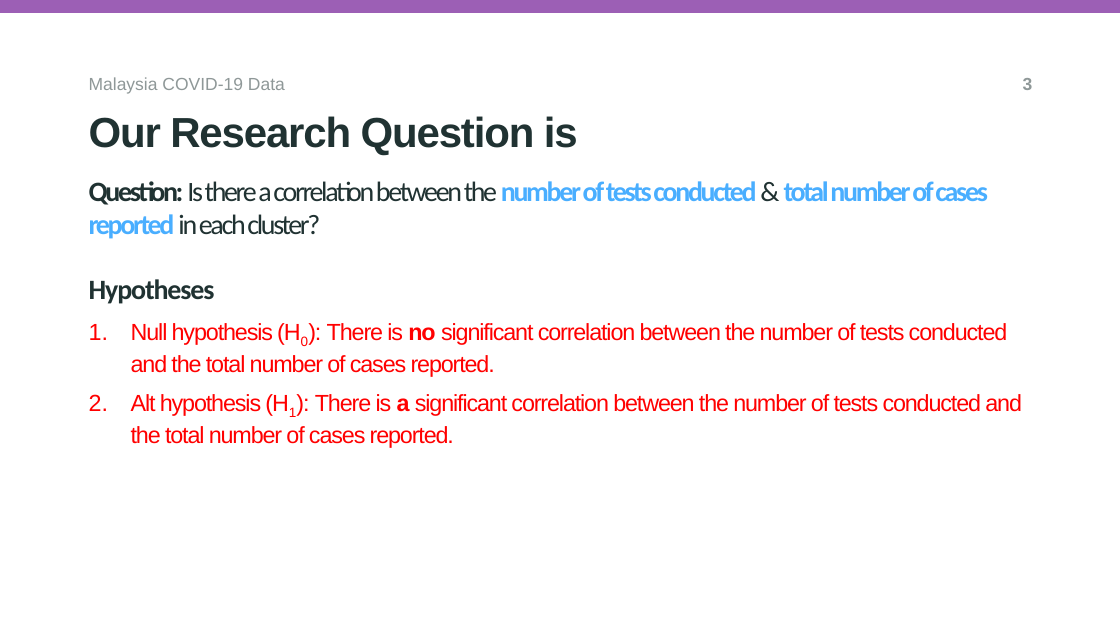
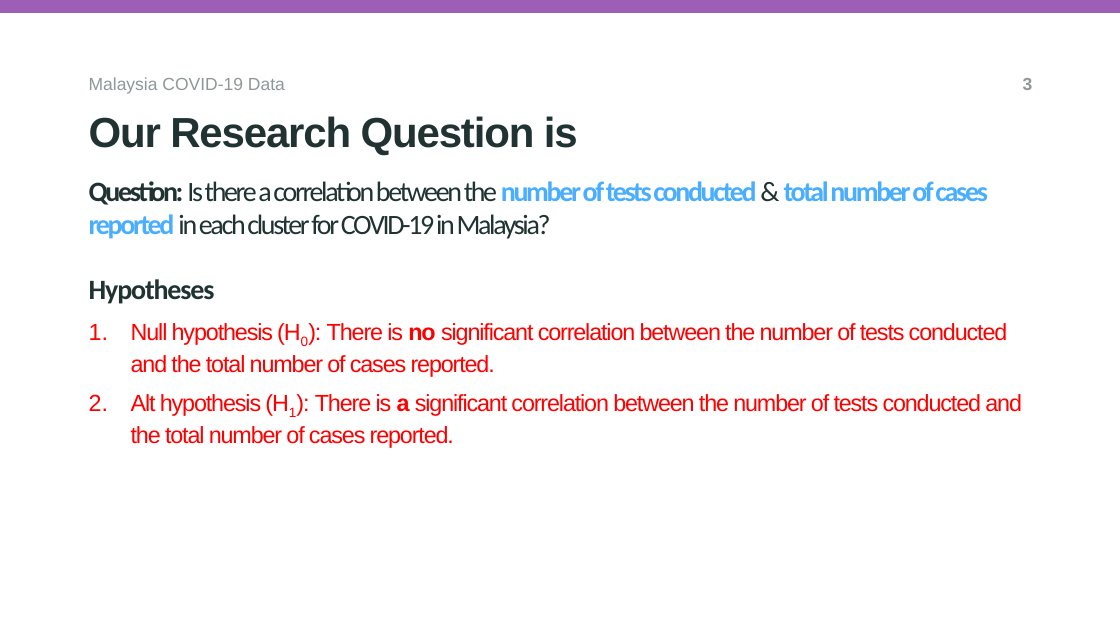
Before and after one commit to bilalkhann16/Team-Research-Development-Project, a slide deck: slide 5 of A-235.pptx. Drawn at 1120x630 pixels with LibreOffice and Linux fonts; fonts in the diff are those of the drawing; background and template pictures are left out. Boxes give left, top, right and bottom in pixels: in the first picture for what was removed or moved away, otherwise in the second. Text is boxed around its words. In the diff, an @@ line names an element or a change of style, - is before the commit and + after.

```diff
--- a/A-235.pptx
+++ b/A-235.pptx
@@ title at <box>89,181,987,239</box>: text changed; bold off @@
-Question: Is there a correlation between the number of tests conducted & total number of cases reported in each cluster?
+Question: Is there a correlation between the number of tests conducted & total number of cases reported in each cluster for COVID-19 in Malaysia?
```
Also in this commit, not shown: 1 other slide changed.
